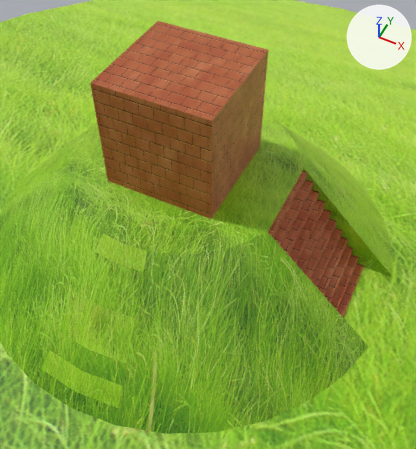
An edit to the FBX model Data/Model/Stage/MainStage/MainStage.fbx, drawn before and after from the same camera.
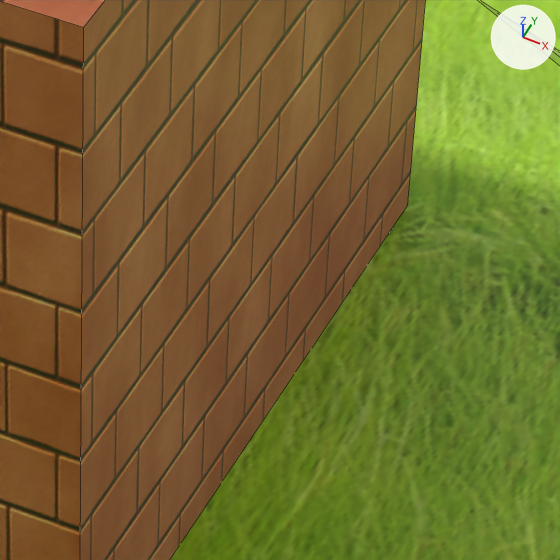
There are two pictures of each version: one whole from a 50 mm lens placed at (45.4, -80.2, 108.3), pointed at (10.4, -10.2, 20.8), one close up on the part from 48% to 68% of the width and 26% to 44% of the height. Arrows for +X, +Y and +Z are at upper right; the lights stay in place. The older version's two pictures come first. The close-ups show mesh edges as thin lines. Where no turn or scale is listed for an object, it has been applied to the vertices.
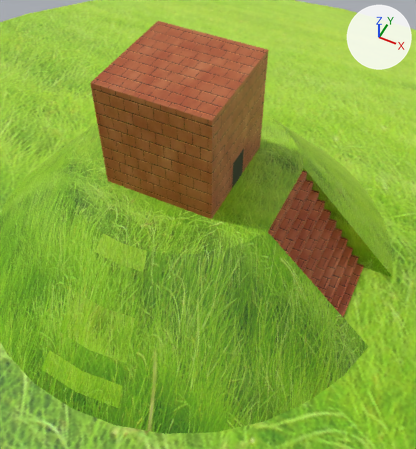
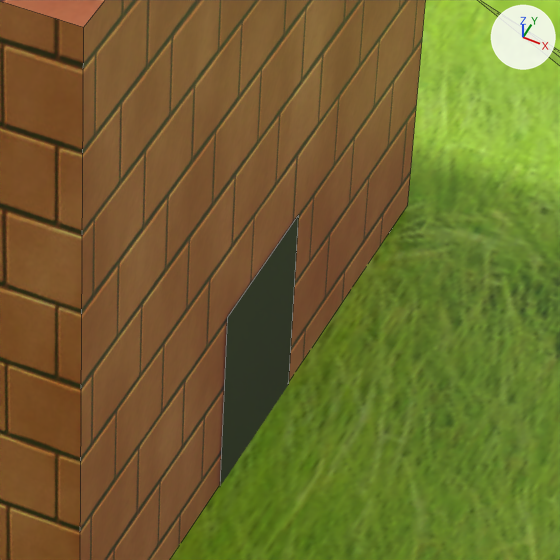
Location of each change, [x1, y1, x2, y2] in pixels of the close-ups (560 x 560 px):
'Gate_Back', added
    after: [220, 215, 299, 486]

Edits to the bpy script that builds the scene:
```text
Add mat_material:
    mat_material = principled_material('Material')
    mat_material.base_color = (0.0, 0.0, 0.0)  # black #000000
Add me_plane:
    me_plane.from_pydata([(12.05, -2.51, 12.46), (12.05, -2.51, 19.48), (12.05, 2.51, 12.46), (12.05, 2.51, 19.48)], [], [(0, 2, 3, 1)])
    me_plane.materials.append(mat_material)  # black #000000
Add ob_gate_back:
    ob_gate_back = bpy.data.objects.new('Gate_Back', me_plane)
    ob_gate_back.location = (0.0, 0.0, 12.4)
```
